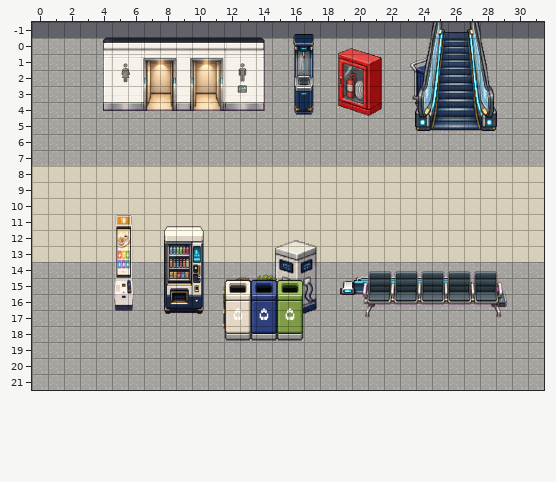
Two states of a Tiled map (JSON), public/assets/maps/tiled/regions/airport-facilities.tmj. The picture above is the old version.
Cells are 16x16 px. Shown: x 0..31, y -1..21.
Now the later version:
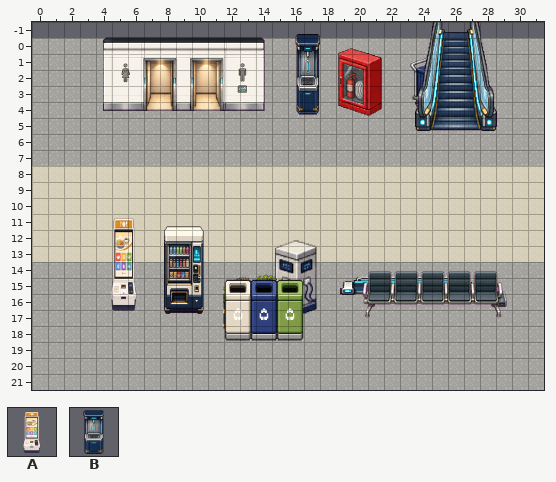
Key: from "airport-props": A 84 "self-order-kiosk-1", B 92 "water-dispenser-1".
Objects are placed by their top-left corner, in cells (3,4 is the top-left corner of cell 3,4); size is 1x1 cell unless given.
Changes in this commit:
--- layer "Props"
-B "facilities-water" at 15.5,-0.5 size 3x5.5
+B "facilities-water" at 15.5,-0.5 size 3.5x5.5
-A "facilities-self-order-kiosk" at 4,10.5 size 3.5x7
+A "facilities-self-order-kiosk" at 3.5,10.8 size 4.5x6.8
